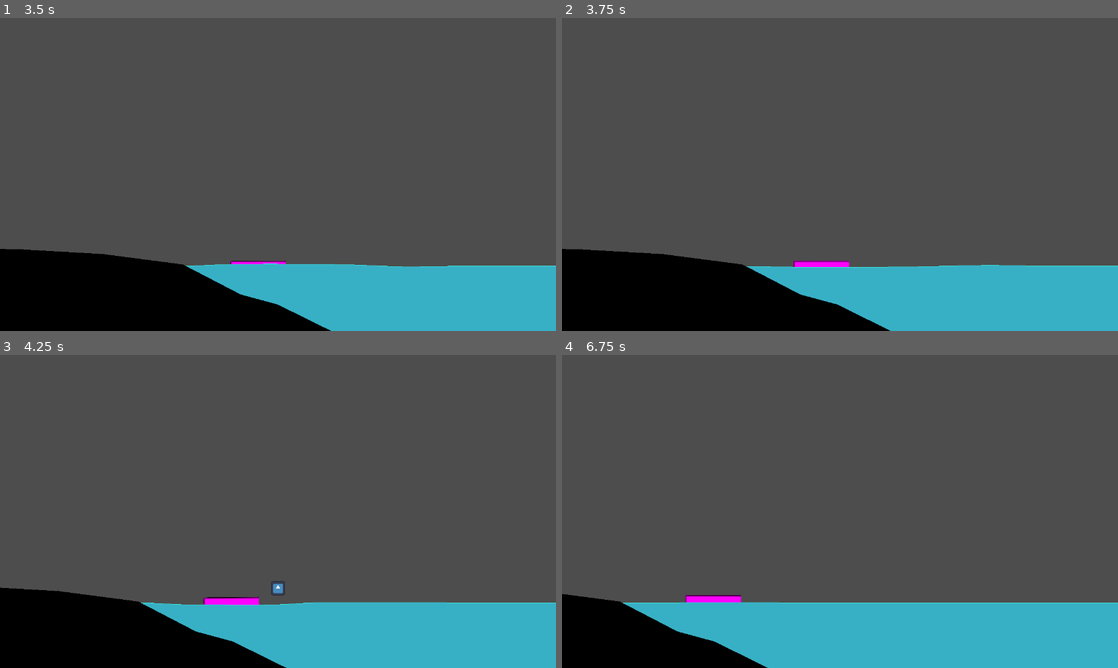
Above: before the commit, frames 1-4 (two rows, left to right).
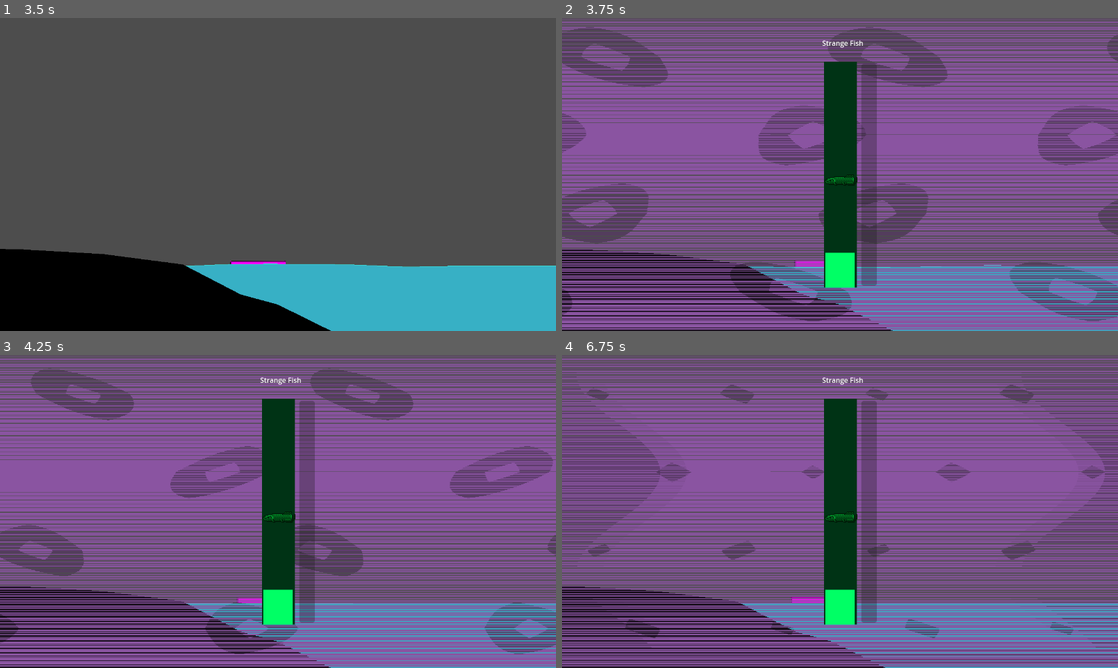
Above: after the commit, the same moments.

Repository: comma-elsewhere/trick-or-treat
Game: Godot game, scene res://scenes/levels/main_menu.tscn
The game is run twice, just before and just after one commit, with the same random seed, the same clock (stepped at 60 frames per second) and the same inputs. The engine's default icon, where the game draws it, is replaced by a stand-in: a white triangle on a blue panel in a dark square.
Inputs:
- Up to frame 1 (3.5 s): click "New Game" at 0.5 s; tap Enter (ui_accept) at 1.25 s; hold D (right) 1.28-2.78 s; tap S (fishing_rod) at 1.35, 2.85 s; tap W (jump) at 1.52, 2.27 s; tap E (interact) at 2.1 s; hold A (left) from 2.78 s (still down)
- Up to frame 2 (3.75 s): release A (left) at 3.53 s; hold D (right) from 3.53 s (still down); tap E (interact) at 3.6 s
- Up to frame 3 (4.25 s): keep holding D (right); tap W (jump) at 3.77 s
- Up to frame 4 (6.75 s): tap S (fishing_rod) at 4.35, 5.85 s; tap W (jump) at 4.52, 5.27 s; release D (right) at 5.03 s; hold A (left) 5.03-5.78 s; tap E (interact) at 5.1, 6.6 s; hold D (right) 5.78-6.53 s; hold A (left) from 6.53 s (still down)

Frame 1 is identical in both runs. In frame 2, 81% of the frame differs, in the area x 0-100%, y 0-100%; in frame 3, 82%; in frame 4, 85%.

Commit message:
fishing game connected

Diff:
--- a/scenes/levels/level.tscn
+++ b/scenes/levels/level.tscn
@@ -1,9 +1,19 @@
-[gd_scene load_steps=5 format=3 uid="uid://bdwg6xevi8008"]
+[gd_scene load_steps=13 format=3 uid="uid://bdwg6xevi8008"]
 
 [ext_resource type="Script" uid="uid://b5dl8j1m6625q" path="res://scripts/classes/water.gd" id="1_ksju7"]
 [ext_resource type="PackedScene" uid="uid://l431yi2g0ukb" path="res://scenes/prefabs/player.tscn" id="2_6iamk"]
 [ext_resource type="PackedScene" uid="uid://dmv1ervctafi5" path="res://scenes/gui/hud.tscn" id="3_b2cq8"]
 [ext_resource type="PackedScene" uid="uid://bpd53eh8y0ugu" path="res://scenes/prefabs/boat.tscn" id="4_xb4v1"]
+[ext_resource type="Script" uid="uid://cxrhphrxluw50" path="res://scripts/classes/fishing_manager.gd" id="5_d4w6o"]
+[ext_resource type="PackedScene" uid="uid://tr141j3qjva" path="res://scenes/gui/fishing_minigame.tscn" id="6_7pb6i"]
+[ext_resource type="Script" uid="uid://c0c8i8msdv0c5" path="res://scripts/classes/fishing_zone.gd" id="6_mbbpy"]
+[ext_resource type="Script" uid="uid://b8snc6akyrx32" path="res://scripts/classes/fish_type.gd" id="7_xfk5q"]
+[ext_resource type="Resource" uid="uid://bxlx5j5i2ljcm" path="res://resources/item_pool/carp.tres" id="8_qogh7"]
+[ext_resource type="Resource" uid="uid://dvpht2m5w2xkh" path="res://resources/item_pool/strange_fish.tres" id="9_8iyoh"]
+[ext_resource type="Resource" uid="uid://cugr2ygq2aqdr" path="res://resources/item_pool/basic_pole.tres" id="10_mq31s"]
+
+[sub_resource type="RectangleShape2D" id="RectangleShape2D_ouxo3"]
+size = Vector2(1915, 82)
 
 [node name="Level" type="Node2D"]
 
@@ -45,3 +55,19 @@
 [node name="Boat" parent="." instance=ExtResource("4_xb4v1")]
 z_index = 0
 position = Vector2(257, -30)
+
+[node name="fishing_manager" type="Node" parent="."]
+script = ExtResource("5_d4w6o")
+fishing_minigame_scene = ExtResource("6_7pb6i")
+available_fish = Array[ExtResource("7_xfk5q")]([ExtResource("8_qogh7"), ExtResource("9_8iyoh")])
+default_rod = ExtResource("10_mq31s")
+
+[node name="fishing_zone" type="Area2D" parent="."]
+script = ExtResource("6_mbbpy")
+
+[node name="CollisionShape2D" type="CollisionShape2D" parent="fishing_zone"]
+position = Vector2(1263.5, -97)
+shape = SubResource("RectangleShape2D_ouxo3")
+
+[connection signal="body_entered" from="fishing_zone" to="fishing_zone" method="_on_body_entered"]
+[connection signal="body_exited" from="fishing_zone" to="fishing_zone" method="_on_body_exited"]
--- a/scripts/classes/fishing_zone.gd
+++ b/scripts/classes/fishing_zone.gd
@@ -3,7 +3,7 @@
 func _on_body_entered(body):
 	if body.is_in_group("player"):
 		body.can_fish = true
-		print("debug")
+
 
 func _on_body_exited(body):
 	if body.is_in_group("player"):
--- a/scripts/classes/water.gd
+++ b/scripts/classes/water.gd
@@ -152,3 +152,7 @@
 func _on_body_exited(body: Node2D) -> void:
 	if body.is_in_group("CanSplash"):
 		splash(body.global_position, body.velocity.y * player_splash_multiplier)
+
+
+func _on_fishing_zone_body_entered(body: Node2D) -> void:
+	pass # Replace with function body.
--- a/scripts/misc/player.gd
+++ b/scripts/misc/player.gd
@@ -50,6 +50,3 @@
 			velocity.x = move_toward(velocity.x, 0, SPEED)
 
 	move_and_slide()
-
-func enable_fishing(is_in_boat: bool):
-	pass
